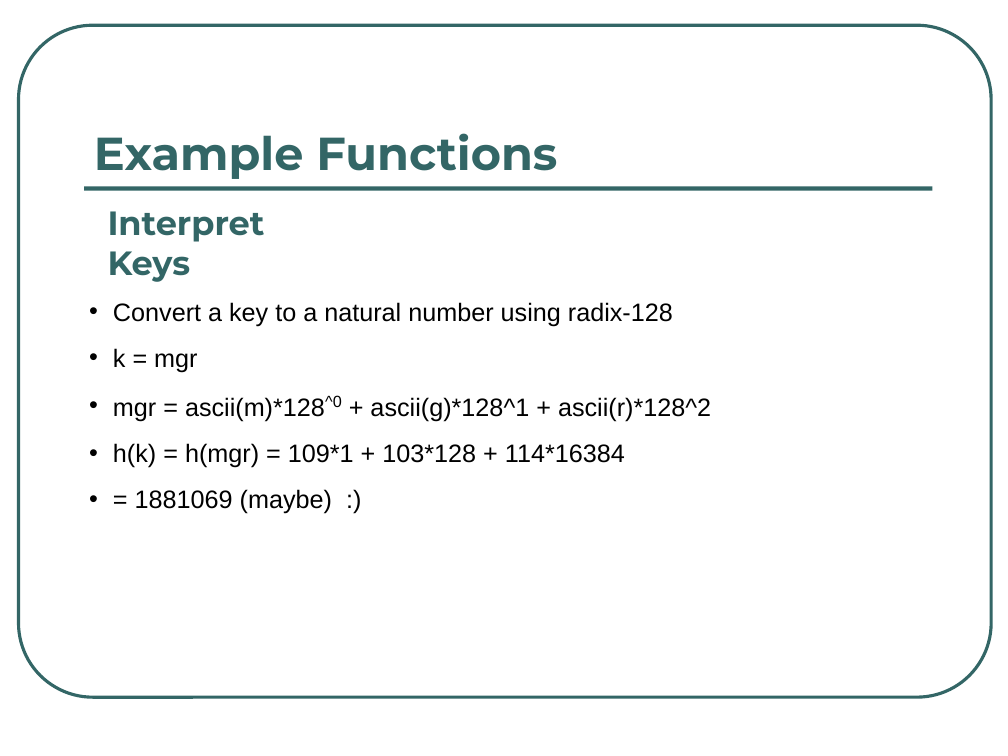
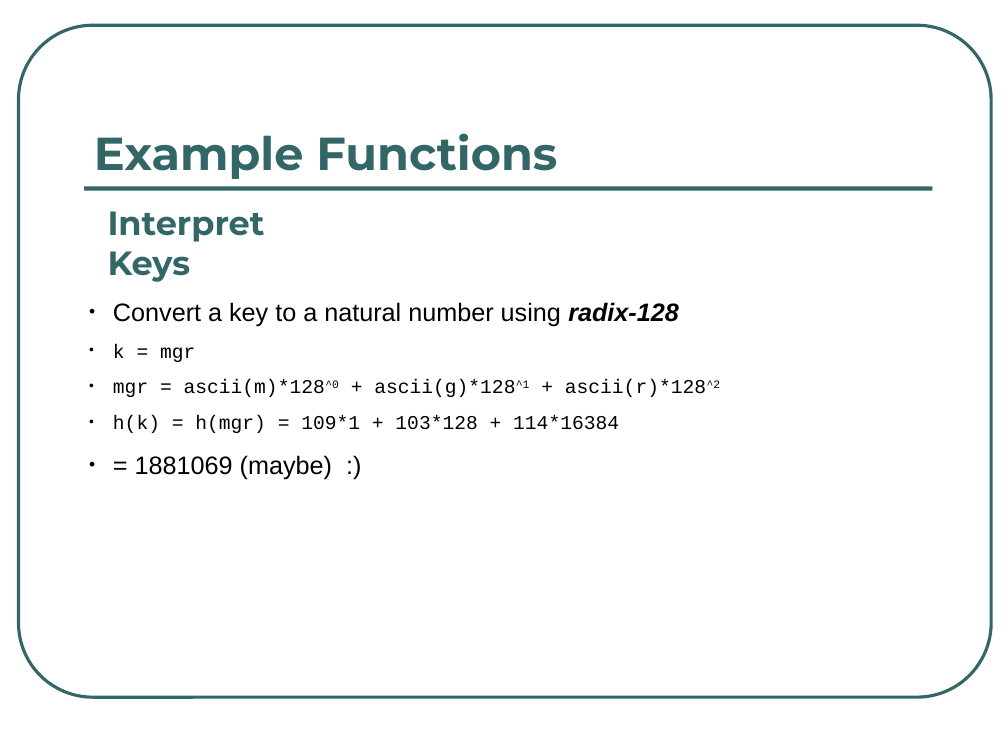
Before and after one commit to rugbyprof/3013-Algorithms, a slide deck: slide 27 of Trunk/Resources/LectureMaterial/Hashing.ppt. Drawn at 1008x756 pixels with LibreOffice and Linux fonts; fonts in the diff are those of the drawing. Boxes give left, top, right and bottom in pixels: in the first picture for what was removed or moved away, otherwise in the second. Text is boxed around its words. In the diff, an @@ line names an element or a change of style, - is before the commit and + after.

```diff
--- a/Trunk/Resources/LectureMaterial/Hashing.ppt
+++ b/Trunk/Resources/LectureMaterial/Hashing.ppt
@@ text "Convert a key to a ..." at (113,302,721,480): bold on, italic on in "radix-128"; size 18 to 14 pt, font Arial to Courier New in "k = mgr", "mgr = ascii(m)*128^0 + ascii(g)*128^1 + ascii(r)*128^2", "h(k) = h(mgr) = 109*1 + 103*128 ..."; size 20 to 14 pt in "ascii(m)*128^0"; now superscript in "ascii(g)*128^1 ascii(r)*128^2"; less space between paragraphs @@
```
Also in this commit, not shown: 11 other slides changed, 6 other files.
